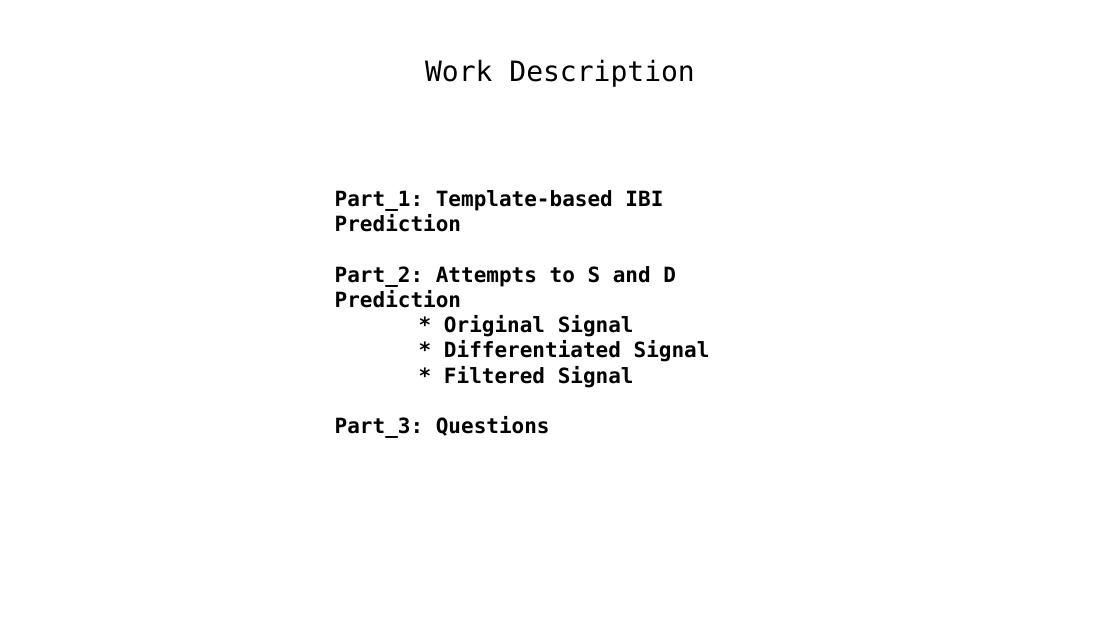
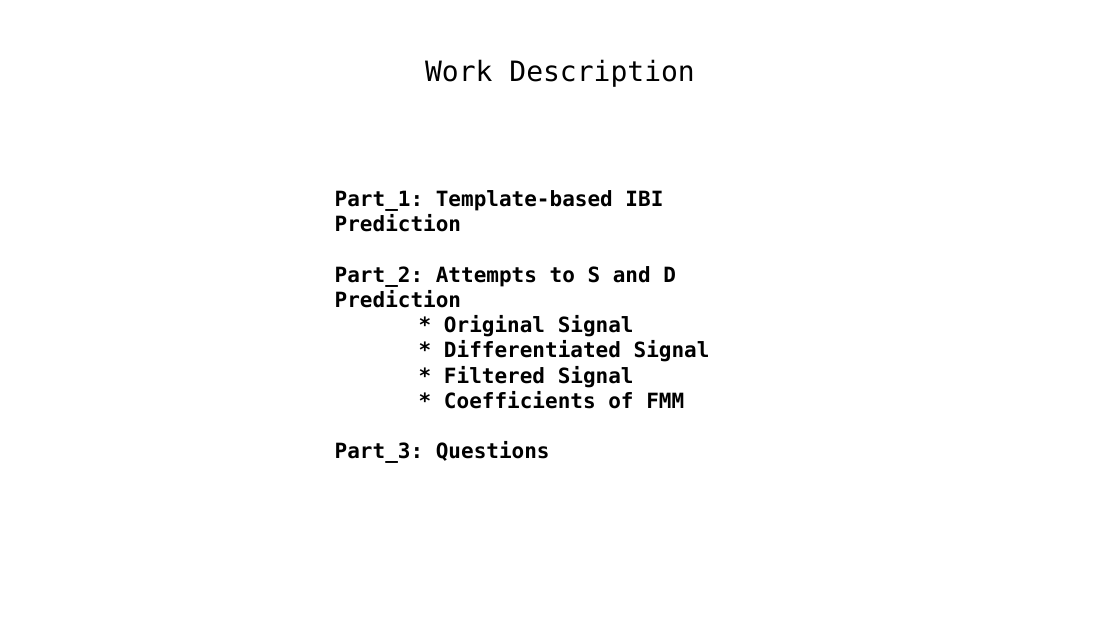
Before and after one commit to A-Big-Tortoise/Presentation, a slide deck: slide 2 of Presentation_0129_JiayuChen.pptx. Drawn at 1120x630 pixels with LibreOffice and Linux fonts; fonts in the diff are those of the drawing. Boxes give left, top, right and bottom in pixels: in the first picture for what was removed or moved away, otherwise in the second. Text is boxed around its words. In the diff, an @@ line names an element or a change of style, - is before the commit and + after.

```diff
--- a/Presentation_0129_JiayuChen.pptx
+++ b/Presentation_0129_JiayuChen.pptx
@@ text at bbox=[444, 391, 684, 409]: paragraph added @@
+* Coefficients of FMM
```
Also in this commit, not shown: 14 other slides changed, 1 slide added.
